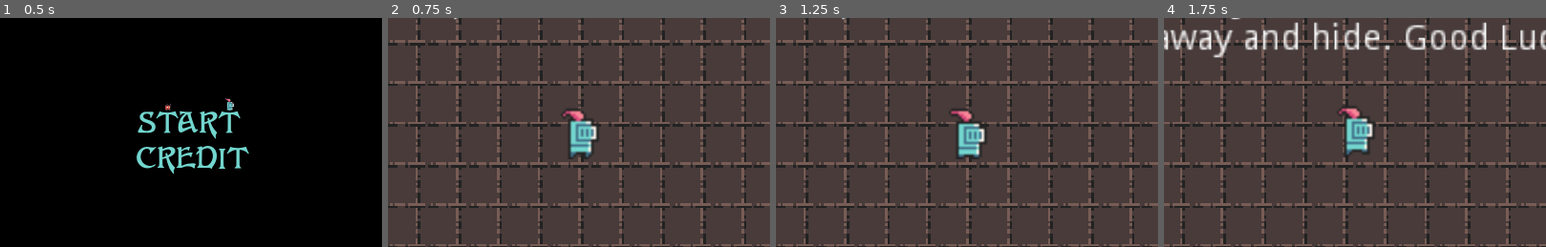
Above: before the commit, frames 1-4 (left to right).
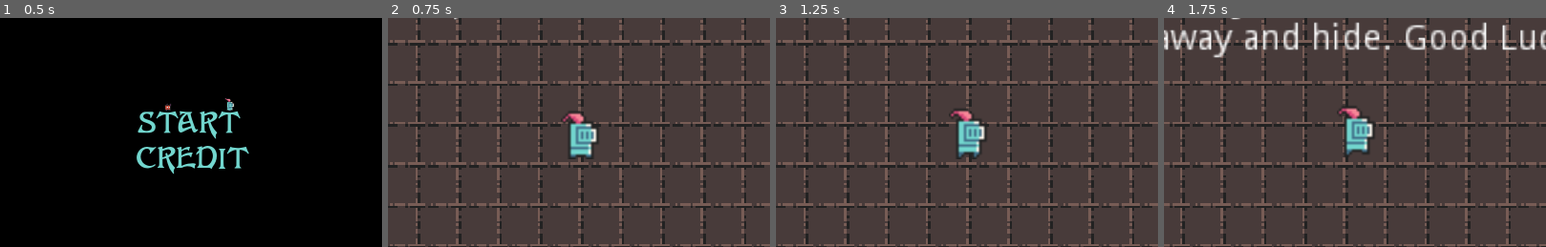
Above: after the commit, the same moments.

Repository: Narrop/Jame-Gam
Game: Godot game, scene res://scenes/menu/menu.tscn
Same seed, same stepped clock (60 frames per second), same inputs: the game is played once before the commit and once after it.
Inputs (mouse positions are % of the whole screen's width and height, from its top left):
- Up to frame 1 (0.5 s): no input
- Up to frame 2 (0.75 s): click "START" at 0.5 s
- Up to frame 3 (1.25 s): no input
- Up to frame 4 (1.75 s): tap Enter (ui_accept) at 1.25, 1.52 s; move the mouse to (72, 45) at 1.27 s; hold Right (ui_right) from 1.28 s (still down); hold E (ui_select) from 1.28 s (still down)
The pictures show only the part of the screen within x 25-75%, y 27-77%; the shares and areas given below are measured in that part.

Frame 1 is identical in both runs. In frame 2, 0.8% of the frame differs, in the area x 45-55%, y 39-62%; in frame 3, 0.6%; in frame 4, nothing differs.

Commit message:
xty

Diff:
--- /dev/null
+++ b/Global.gd
@@ -0,0 +1,3 @@
+extends Node
+
+var key_num = 0
--- a/project.godot
+++ b/project.godot
@@ -13,6 +13,10 @@
 config/name="Jame Gam"
 run/main_scene="res://scenes/menu/menu.tscn"
 config/icon="res://assets/images/0x72_DungeonTilesetII_v1.4/frames/knight_f_hit_anim_f0.png"
+
+[autoload]
+
+Global="*res://Global.gd"
 
 [display]
 
--- /dev/null
+++ b/scenes/global.gd
@@ -0,0 +1,7 @@
+extends Node
+
+
+var key_numb = 0
+# Called every frame. 'delta' is the elapsed time since the previous frame.
+#func _process(delta):
+#	pass
--- a/scenes/levels/level10.tscn
+++ b/scenes/levels/level10.tscn
@@ -709,10 +709,10 @@
 position = Vector2( -864, -344 )
 
 [node name="time5" parent="Node2D" instance=ExtResource( 5 )]
-position = Vector2( 1376, 192 )
+position = Vector2( -306, 7 )
 
 [node name="time2" parent="Node2D" instance=ExtResource( 6 )]
-position = Vector2( 488, -344 )
+position = Vector2( -240, 22 )
 
 [node name="time6" parent="Node2D" instance=ExtResource( 6 )]
 position = Vector2( -640, 48 )
@@ -724,16 +724,16 @@
 position = Vector2( -1176, -480 )
 
 [node name="time" parent="Node2D" instance=ExtResource( 7 )]
-position = Vector2( -536, -1240 )
+position = Vector2( -79, -1029 )
 
 [node name="time9" parent="Node2D" instance=ExtResource( 7 )]
 position = Vector2( -248, -312 )
 
 [node name="time10" parent="Node2D" instance=ExtResource( 7 )]
-position = Vector2( -1176, -1216 )
+position = Vector2( -212, -1211 )
 
 [node name="time11" parent="Node2D" instance=ExtResource( 7 )]
-position = Vector2( -112, -24 )
+position = Vector2( -564, -1051 )
 
 [node name="player" parent="." instance=ExtResource( 8 )]
 position = Vector2( -766, -755 )
--- a/scenes/levels/level4.tscn
+++ b/scenes/levels/level4.tscn
@@ -730,7 +730,7 @@
 position = Vector2( -800, -143 )
 
 [node name="time10" parent="Node2D" instance=ExtResource( 8 )]
-position = Vector2( -568, -862 )
+position = Vector2( -551, -866 )
 
 [node name="time11" parent="Node2D" instance=ExtResource( 8 )]
 position = Vector2( -336, -420 )
--- a/scenes/menu/menu.gd
+++ b/scenes/menu/menu.gd
@@ -18,7 +18,7 @@
 	$button_pressed.play()
 
 func _on_start_pressed():
-	var error = get_tree().change_scene("res://scenes/levels/level1.tscn")
+	var error = get_tree().change_scene("res://scenes/levels/level" + str(Global.key_num + 1) + ".tscn")
 	if (error != OK):
 		print('don\'t work');
 
--- a/scenes/player/player.gd
+++ b/scenes/player/player.gd
@@ -7,6 +7,7 @@
 var velocity = Vector2.ZERO
 var on_object = null
 var got_key = false
+var key_num = 0
 
 func get_input():
 
@@ -30,6 +31,7 @@
 	if Input.is_action_pressed("ui_select") and on_object != null:
 		if (on_object.is_in_group("KEY")):
 			got_key = true
+			Global.key_num = Global.key_num + 1
 			if int(get_tree().current_scene.name) < 10:
 				get_tree().change_scene("res://scenes/levels/level" + str(int(get_tree().current_scene.name) + 1) + ".tscn")
 			else:
@@ -63,8 +65,14 @@
 		$death_time.start()
 		$music_defeat.play()
 		$AnimatedSprite.animation = "dead"
+		key_num = Global.key_num
+		if Global.key_num >= 1:
+			Global.key_num = Global.key_num - 1
 
 
 
 func _on_death_time_timeout():
-	get_tree().change_scene("res://scenes/menu/game_over.tscn")
+	if key_num < 1:
+		get_tree().change_scene("res://scenes/menu/game_over.tscn")
+	else:
+		get_tree().change_scene("res://scenes/levels/level" + str(Global.key_num + 1) + ".tscn")
--- a/scenes/player/player.tscn
+++ b/scenes/player/player.tscn
@@ -59,7 +59,7 @@
 [node name="AnimatedSprite" type="AnimatedSprite" parent="."]
 frames = SubResource( 2 )
 animation = "standing"
-frame = 3
+frame = 2
 playing = true
 
 [node name="detector" type="Area2D" parent="."]
--- a/scenes/time/time.tscn
+++ b/scenes/time/time.tscn
@@ -40,7 +40,7 @@
 [node name="AnimatedSprite" type="AnimatedSprite" parent="."]
 frames = SubResource( 3 )
 animation = "running"
-frame = 3
+frame = 2
 playing = true
 
 [node name="DetectRadius" type="Area2D" parent="."]
